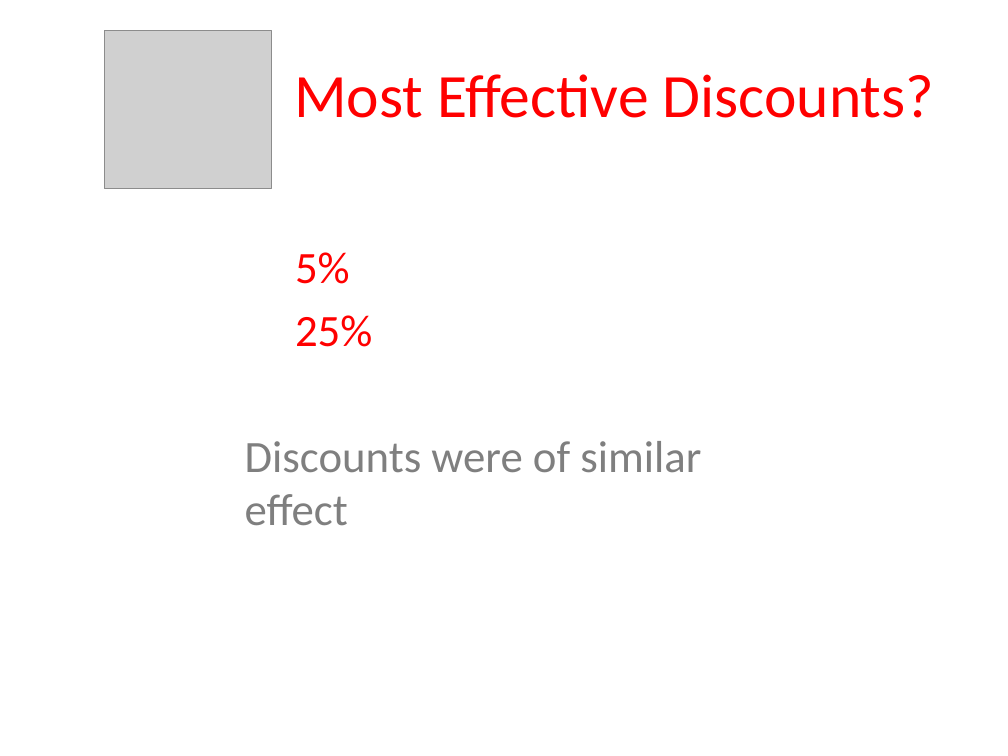
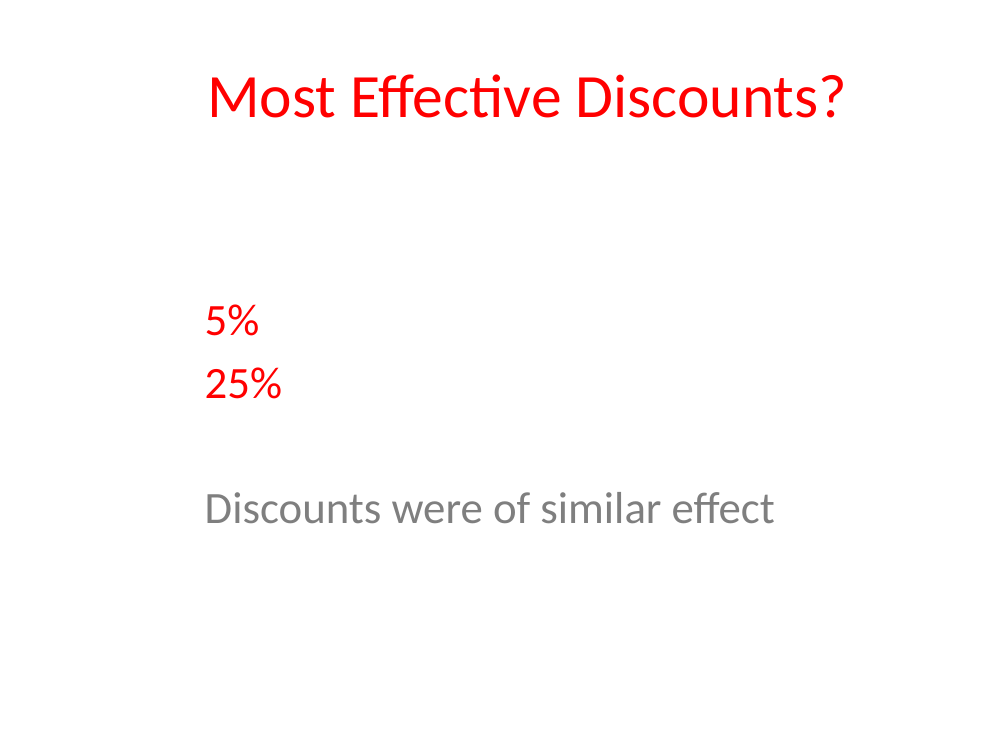
Before and after one commit to Sue-Mir/Module2_Project_Hypothesis_Testing, a slide deck: slide 8 of Project2_HypothesisTesting_NonTechnicalPresentation.pptx. Drawn at 1008x756 pixels with LibreOffice and Linux fonts; fonts in the diff are those of the drawing; grey boxes stand for pictures. Boxes give left, top, right and bottom in pixels: in the first picture for what was removed or moved away, otherwise in the second. Text is boxed around its words. In the diff, an @@ line names an element or a change of style, - is before the commit and + after.

```diff
--- a/Project2_HypothesisTesting_NonTechnicalPresentation.pptx
+++ b/Project2_HypothesisTesting_NonTechnicalPresentation.pptx
@@ title "Most Effective Discounts?": place and size @@
-title "Most Effective Discounts?" at <box>294,74,934,118</box>
+title "Most Effective Discounts?" at <box>207,74,847,118</box>
@@ picture removed at <box>104,30,271,188</box> @@
@@ text "5%" rewrapped from <box>245,252,701,525</box> to <box>205,304,775,523</box> @@
```
Also in this commit, not shown: 8 other slides changed, 2 slides added, 2 slides removed.
